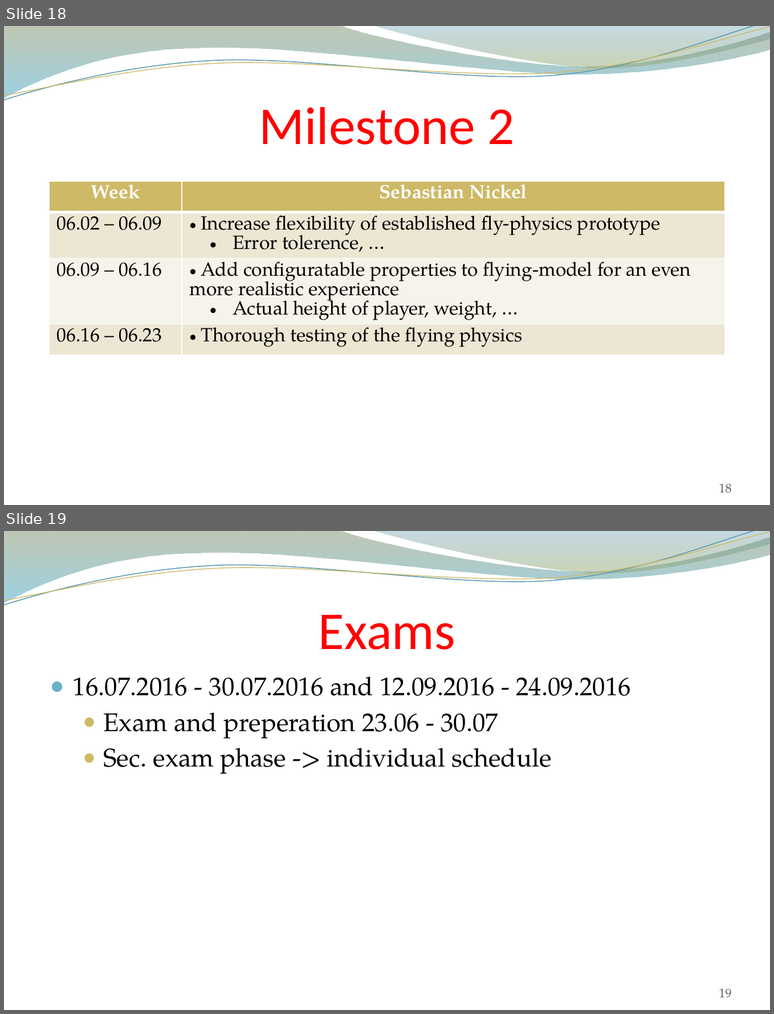
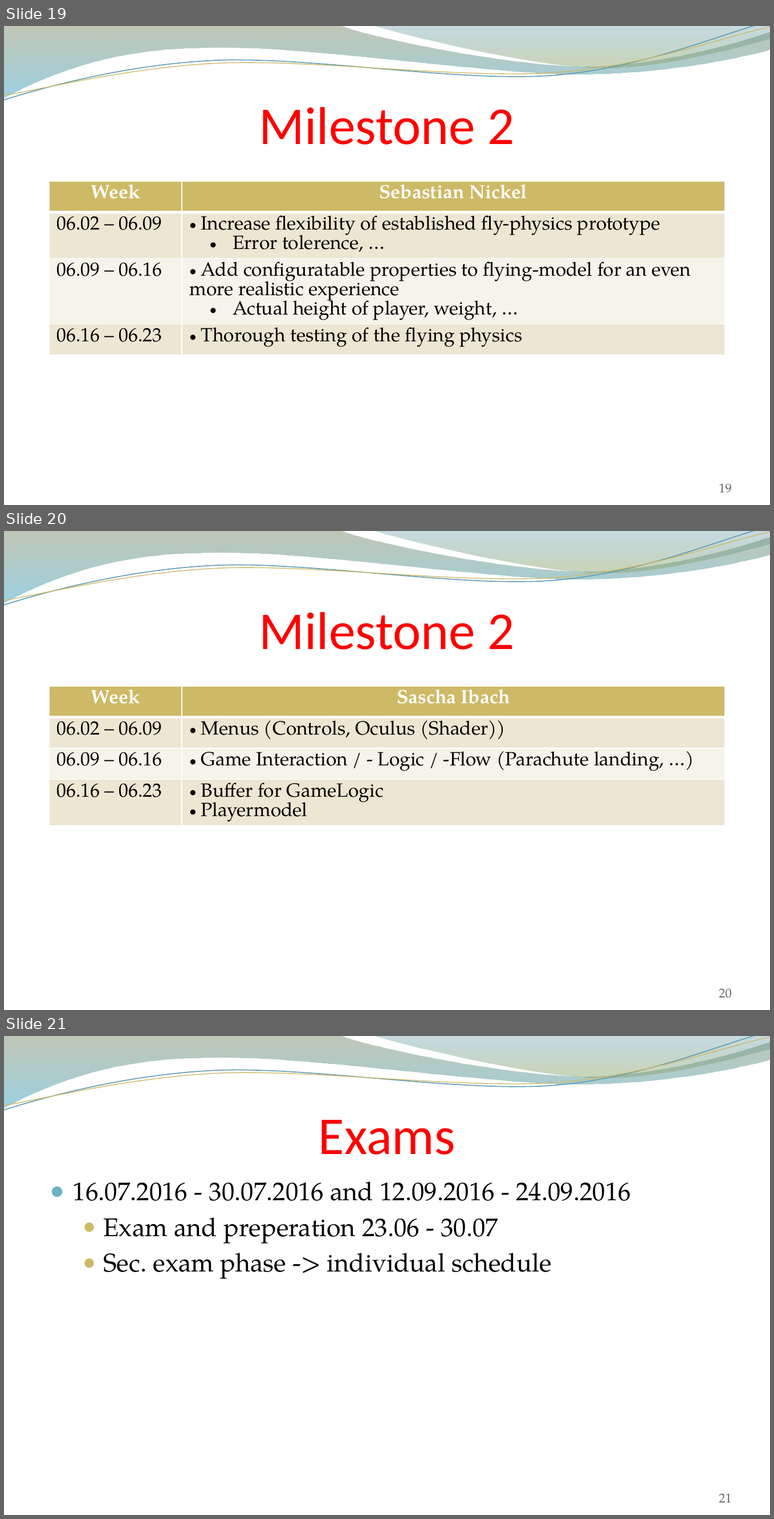
Before and after one commit to andreasdietze/Rift-WingsuitV2, a slide deck: Präsentationen/Projektpräsentation/Project proposal Rift Wingsuit V2.pptx. Shown one above the other, each under a label of ours: slides 18 and 19 before the commit, slides 19, 20 and 21 after it. The pictures are 774x1014 and 774x1519 pixels, drawn with LibreOffice and Linux fonts; fonts in the diff are those of the drawing; background and template pictures are left out. Boxes give left, top, right and bottom in pixels: in the first picture for what was removed or moved away, otherwise in the second. Text is boxed around its words. In the diff, an @@ line names an element or a change of style, - is before the commit and + after.

Commit message:
Milestones for Sascha Ibach

```diff
--- a/Präsentationen/Projektpräsentation/Project proposal Rift Wingsuit V2.pptx
+++ b/Präsentationen/Projektpräsentation/Project proposal Rift Wingsuit V2.pptx
@@ slide 20 added at [4, 531, 770, 1010], background picture (left out); not listed: 4 template elements that a slide beside it also shows @@
@@ title added at [259, 612, 514, 650], 50 pt, text #FF0000 @@
+Milestone 2
@@ table added at [49, 685, 725, 833], 4 rows, 2 columns @@
+Week | Sascha Ibach
+06.02 – 06.09 | Menus (Controls, Oculus (Shader))
+06.09 – 06.16 | Game Interaction / - Logic / -Flow (Parachute landing, …)
+06.16 – 06.23 | Buffer for GameLogic / Playermodel
@@ page number added at [719, 988, 731, 998], 12 pt, text #646268 @@
+20
@@ what was slide 18 is now slide 19 @@
@@ page number at [719, 483, 731, 493]: text changed @@
-18
+19
@@ what was slide 19 is now slide 21 @@
@@ page number at [719, 1493, 731, 1502]: text changed @@
-19
+21
```
Also in this commit, not shown: 1 slide changed, 2 other slides added.
